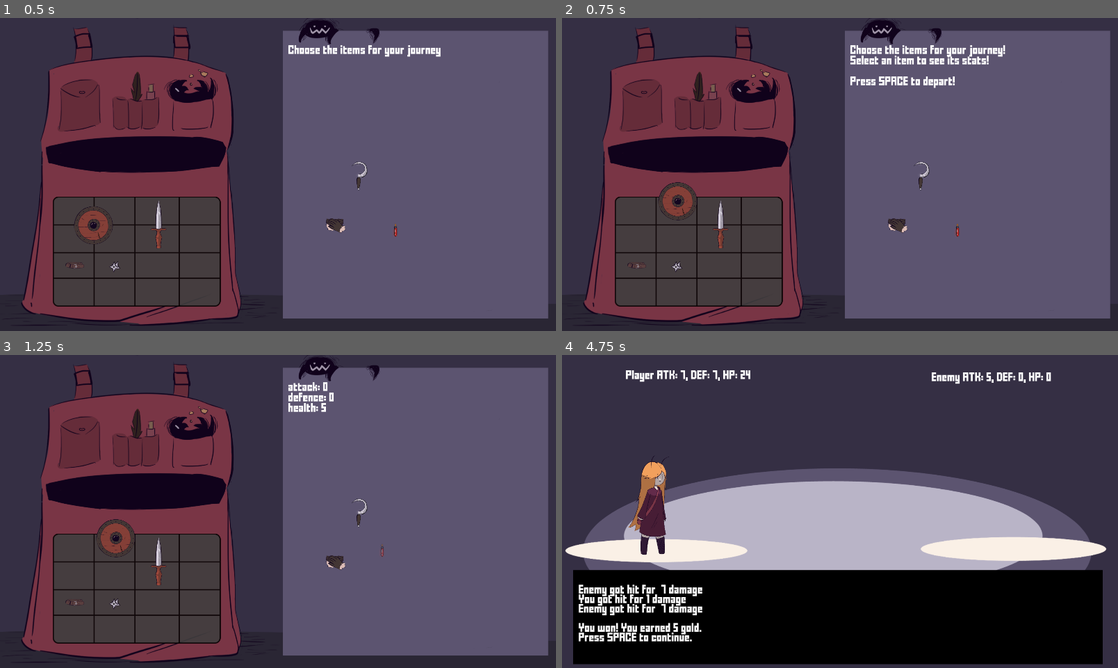
Above: before the commit, frames 1-4 (two rows, left to right).
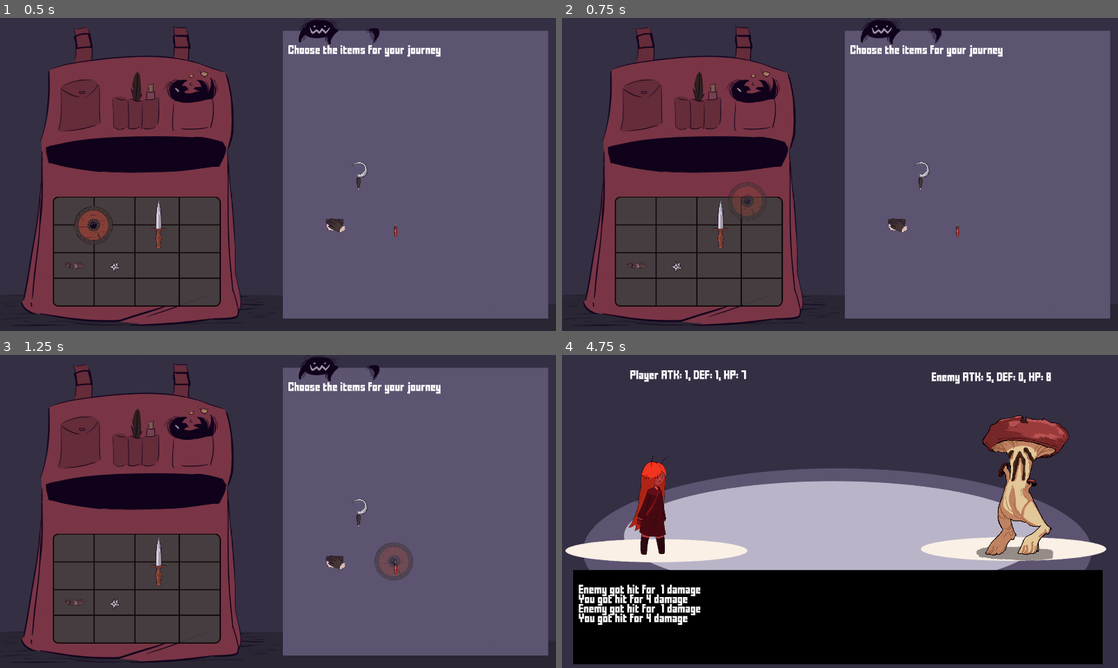
Above: after the commit, the same moments.

Repository: rrebane/ld-54-chelys
Game: Godot game, scene res://scenes/dungeon.tscn
Two runs of this game, one before a commit and one after it. Both use one fixed random seed, a clock stepped at 60 frames per second and the inputs below. This scene is started directly instead of the project's main scene.
Inputs (mouse positions are in pixels of both pictures, inside the frame that each line leads up to):
- Up to frame 1 (0.5 s): no input
- Up to frame 2 (0.75 s): tap Enter at 0.5 s; drag from (645, 215) to (956, 230) at 0.52 s
- Up to frame 3 (1.25 s): no input
- Up to frame 4 (4.75 s): drag from (717, 549) to (945, 552) at 1.27 s; tap Space (combat_phase) at 2, 2.1, 3.6 s; move the mouse to (734, 530) at 2.02 s; click (734, 530) at 2.17 s; tap Enter at 2.75 s; drag from (812, 574) to (673, 464) at 2.77 s; move the mouse to (1006, 558) at 3.52 s; click (1006, 558) at 3.67 s; drag from (673, 464) to (756, 433) at 4.27 s

Frame 1 is identical in both runs. In frame 2, 1.5% of the frame differs, in the area x 17-80%, y 8-65%; in frame 3, 1.7%; in frame 4, 6.9%, in the area x 3-92%, y 4-92%.

Commit message:
First implementation of DnD with FSM

Diff:
--- a/scenes/backpack.tscn
+++ b/scenes/backpack.tscn
@@ -44,24 +44,28 @@
 
 [node name="Inventory" parent="." instance=ExtResource("1_i75je")]
 position = Vector2(472, 806)
+items_container_path = NodePath("../items")
 
-[node name="Buckler" parent="." instance=ExtResource("3_5fxaq")]
-position = Vector2(283, 683)
+[node name="items" type="Node2D" parent="."]
+position = Vector2(472, 806)
 
-[node name="Item" parent="." instance=ExtResource("3_o6yc3")]
-position = Vector2(547, 674)
+[node name="Buckler" parent="items" instance=ExtResource("3_5fxaq")]
+position = Vector2(-189, -123)
 
-[node name="Item2" parent="." instance=ExtResource("5_svse6")]
-position = Vector2(1366, 738)
+[node name="Item" parent="items" instance=ExtResource("3_o6yc3")]
+position = Vector2(75, -132)
 
-[node name="Item3" parent="." instance=ExtResource("8_0w2f0")]
-position = Vector2(1158, 715)
+[node name="Item2" parent="items" instance=ExtResource("5_svse6")]
+position = Vector2(894, -68)
 
-[node name="Item4" parent="." instance=ExtResource("9_537sr")]
-position = Vector2(1243, 526)
+[node name="Item3" parent="items" instance=ExtResource("8_0w2f0")]
+position = Vector2(686, -91)
 
-[node name="Item5" parent="." instance=ExtResource("10_abjxe")]
-position = Vector2(258, 855)
+[node name="Item4" parent="items" instance=ExtResource("9_537sr")]
+position = Vector2(771, -280)
 
-[node name="Item6" parent="." instance=ExtResource("11_5lvwx")]
-position = Vector2(396, 859)
+[node name="Item5" parent="items" instance=ExtResource("10_abjxe")]
+position = Vector2(-214, 49)
+
+[node name="Item6" parent="items" instance=ExtResource("11_5lvwx")]
+position = Vector2(-76, 53)
--- a/scenes/inventory.gd
+++ b/scenes/inventory.gd
@@ -1,6 +1,8 @@
 extends Node2D
 
 @onready var item_scene_path = preload("res://scenes/item.tscn")
+
+@export var items_container_path := NodePath()
 
 func _process(delta):
 	if GlobalState.debug and Input.is_action_just_pressed("debug_add_item"):
@@ -9,3 +11,13 @@
 
 func get_items_in_inventory():
 	return $Area2D.get_overlapping_areas()
+
+func get_clicked_item(event):
+	var items = get_node(items_container_path).get_children()
+	var selected_item
+	for item in items:
+		if item.sprite_was_clicked(event):
+			selected_item = item
+			break
+	if selected_item:
+		return selected_item
--- a/scenes/inventory.tscn
+++ b/scenes/inventory.tscn
@@ -1,7 +1,10 @@
-[gd_scene load_steps=4 format=3 uid="uid://blfwt68jqu2yb"]
+[gd_scene load_steps=7 format=3 uid="uid://blfwt68jqu2yb"]
 
 [ext_resource type="Script" path="res://scenes/inventory.gd" id="1_1rivn"]
 [ext_resource type="Texture2D" uid="uid://dx6chali8vmrd" path="res://assets/graphics/new_grid (1).png" id="2_maate"]
+[ext_resource type="Script" path="res://scripts/FSM/StateMachine.gd" id="3_yrv61"]
+[ext_resource type="Script" path="res://scripts/inventory_states/idle.gd" id="4_kgefa"]
+[ext_resource type="Script" path="res://scripts/inventory_states/item_being_dragged.gd" id="5_nngo8"]
 
 [sub_resource type="RectangleShape2D" id="RectangleShape2D_6e5j4"]
 size = Vector2(580, 380)
@@ -20,3 +23,13 @@
 
 [node name="CollisionShape2D" type="CollisionShape2D" parent="Area2D"]
 shape = SubResource("RectangleShape2D_6e5j4")
+
+[node name="StateMachine" type="Node" parent="."]
+script = ExtResource("3_yrv61")
+initial_state = NodePath("Idle")
+
+[node name="Idle" type="Node" parent="StateMachine"]
+script = ExtResource("4_kgefa")
+
+[node name="ItemBeingDragged" type="Node" parent="StateMachine"]
+script = ExtResource("5_nngo8")
--- a/scenes/items/item_base.gd
+++ b/scenes/items/item_base.gd
@@ -8,41 +8,44 @@
 
 var _backpack = null
 
-func _ready():
-	_become_dropped()
-	add_to_group('item')
-	input_event.connect(_on_input_event)
-	_backpack = get_tree().get_nodes_in_group("backpack")[0]
+#func _ready():
+#	_become_dropped()
+#	add_to_group('item')
+#	input_event.connect(_on_input_event)
+#	_backpack = get_tree().get_nodes_in_group("backpack")[0]
+#
+#func _on_input_event(viewport, event, shape_idx):
+#	if event is InputEventMouseButton and event.button_index == MOUSE_BUTTON_LEFT:
+#		if not _backpack.can_pick_up():
+#			return
+#
+#		original_position = global_position
+#		_become_dragged()
+#		EventsBus.item_picked_up.emit(self)
+#
+#func try_set():
+#	if not _backpack.can_drop():
+#		return
+#
+#	var areas = get_overlapping_areas()
+#	var is_blocked = false
+#	for area in areas:
+#		if area.is_in_group('item'):
+#			is_blocked = true
+#
+#	if not is_blocked:
+#		_become_dropped()
+#		EventsBus.item_dropped.emit(self)
+#
+#func return_to_original_position():
+#	_become_dropped()
+#	global_position = original_position
+#
+#func _become_dragged():
+#	modulate = Color(1, 1, 1, 0.5)
+#
+#func _become_dropped():
+#	modulate = Color(1, 1, 1, 1)
 
-func _on_input_event(viewport, event, shape_idx):
-	if event is InputEventMouseButton and event.button_index == MOUSE_BUTTON_LEFT:
-		if not _backpack.can_pick_up():
-			return
-
-		original_position = global_position
-		_become_dragged()
-		EventsBus.item_picked_up.emit(self)
-
-func try_set():
-	if not _backpack.can_drop():
-		return
-
-	var areas = get_overlapping_areas()
-	var is_blocked = false
-	for area in areas:
-		if area.is_in_group('item'):
-			is_blocked = true
-
-	if not is_blocked:
-		_become_dropped()
-		EventsBus.item_dropped.emit(self)
-
-func return_to_original_position():
-	_become_dropped()
-	global_position = original_position
-
-func _become_dragged():
-	modulate = Color(1, 1, 1, 0.5)
-
-func _become_dropped():
-	modulate = Color(1, 1, 1, 1)
+func sprite_was_clicked(event):
+	return $LShapedItem.get_rect().has_point($LShapedItem.to_local(event.position))
--- /dev/null
+++ b/scripts/inventory_states/idle.gd
@@ -0,0 +1,15 @@
+extends State
+
+func enter(_msg := {}) -> void:
+	pass
+
+
+func handle_input(event):
+	if event is InputEventMouseButton and event.button_index == MOUSE_BUTTON_LEFT and event.pressed:
+		var clicked_item = owner.get_clicked_item(event)
+		if clicked_item:
+			state_machine.transition_to("ItemBeingDragged", {'item' = clicked_item})
+
+
+func exit() -> void:
+	pass
--- /dev/null
+++ b/scripts/inventory_states/in_inventory.gd
@@ -0,0 +1,15 @@
+extends State
+
+func enter(_msg := {}) -> void:
+	owner.input_event.connect(_handle_input_event)
+
+
+
+func _handle_input_event(viewport, event, shape_idx):
+	if event is InputEventMouseButton and event.button_index == MOUSE_BUTTON_LEFT:
+		state_machine.transition_to("BeingDragged")
+
+
+func exit() -> void:
+	owner.input_event.disconnect(_handle_input_event)
+	pass
--- /dev/null
+++ b/scripts/inventory_states/item_being_dragged.gd
@@ -0,0 +1,30 @@
+extends State
+
+const _cell_size = 80
+
+var _selected_item
+
+func enter(msg := {}) -> void:
+	if msg.has('item'):
+		_selected_item = msg['item']
+		_selected_item.modulate = Color(1, 1, 1, 0.5)
+
+
+func exit(msg = {}) -> void:
+	_selected_item.modulate = Color(1, 1, 1, 1)
+	_selected_item = null
+
+func update(delta: float) -> void:
+
+	var new_position = _selected_item.get_global_mouse_position()
+	var x_mod = int(new_position.x) % _cell_size + _cell_size / 2
+	var y_mod = int(new_position.y) % _cell_size + _cell_size / 2
+
+	new_position.x = int(new_position.x) - x_mod
+	new_position.y = int(new_position.y) - y_mod
+
+	_selected_item.global_position = new_position
+
+func handle_input(event):
+	if event is InputEventMouseButton and event.button_index == MOUSE_BUTTON_LEFT and event.pressed and _selected_item:
+		state_machine.transition_to("Idle")
